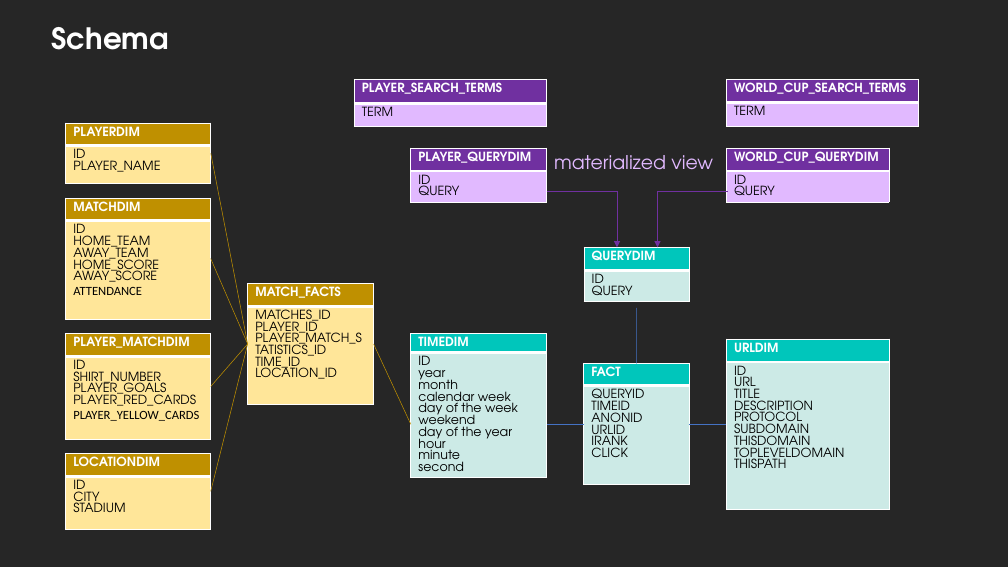
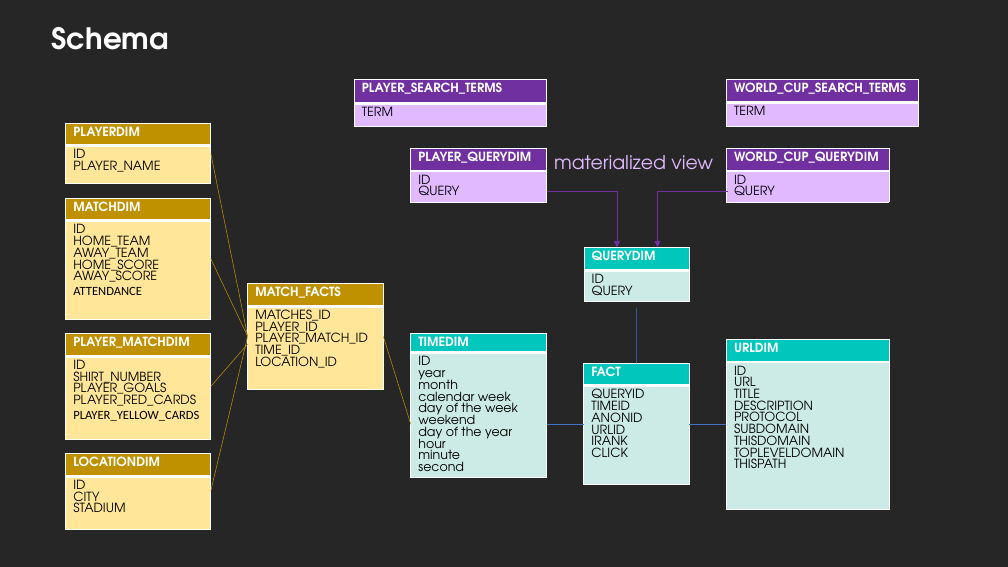
Before and after one commit to AhmedDiderRahat/wise_2324_bi_project, a slide deck: slide 2 of presentation/presentation.pptx. Drawn at 1008x567 pixels with LibreOffice and Linux fonts; fonts in the diff are those of the drawing. Boxes give left, top, right and bottom in pixels: in the first picture for what was removed or moved away, otherwise in the second. Text is boxed around its words. In the diff, an @@ line names an element or a change of style, - is before the commit and + after.

Commit message:
presentation update names

```diff
--- a/presentation/presentation.pptx
+++ b/presentation/presentation.pptx
@@ line moved from (211, 154) - (248, 344) to (211, 154) - (248, 337) @@
@@ line moved from (211, 259) - (248, 344) to (211, 259) - (248, 337) @@
@@ table at (248, 284, 383, 389) @@
-row 2, column 1: MATCHES_ID / PLAYER_ID / PLAYER_MATCH_STATISTICS_ID / TIME_ID / LOCATION_ID
+row 2, column 1: MATCHES_ID / PLAYER_ID / PLAYER_MATCH_ID / TIME_ID / LOCATION_ID
@@ table: place and size @@
-table at (248, 284, 374, 405)
+table at (248, 284, 383, 389)
@@ line moved from (248, 344) - (211, 492) to (248, 337) - (211, 492) @@
@@ line moved from (411, 424) - (374, 344) to (411, 424) - (383, 337) @@
```
